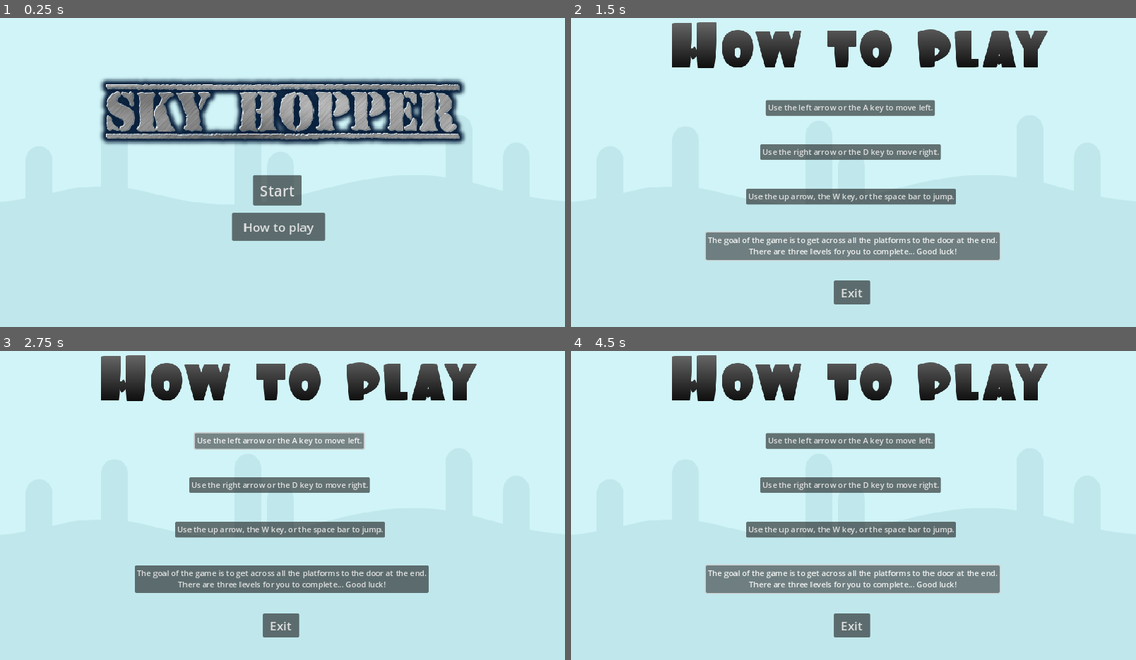
Above: before the commit, frames 1-4 (two rows, left to right).
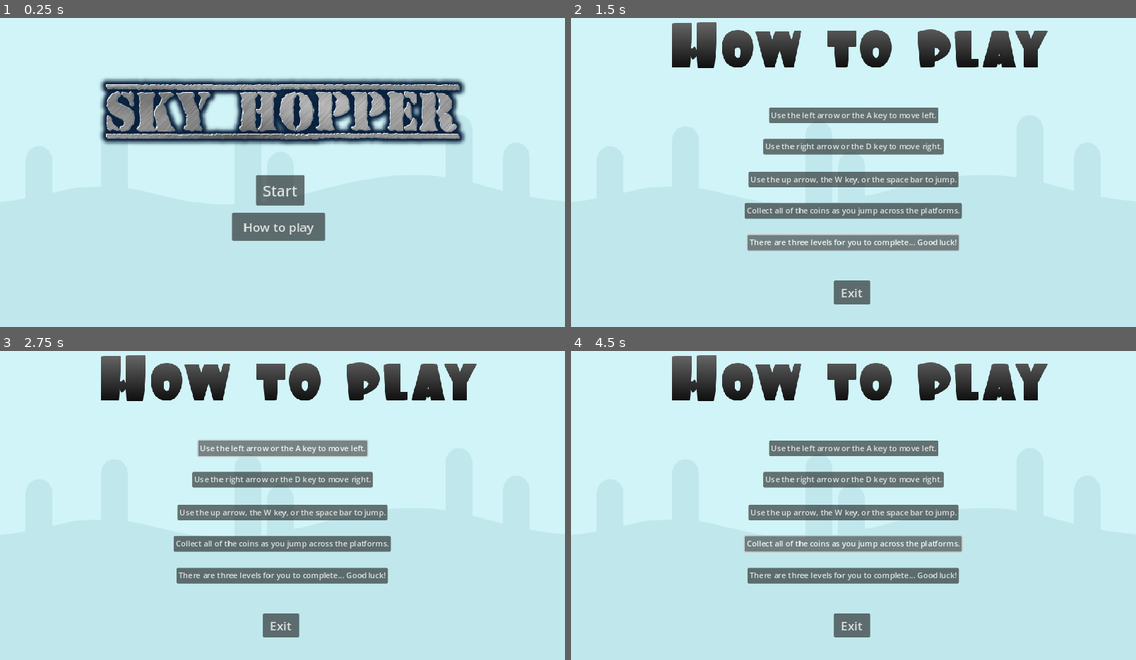
Above: after the commit, the same moments.

Repository: alisha356/Major-Project
Game: Godot game, scene res://main_menu.tscn
Same seed, same stepped clock (60 frames per second), same inputs: the game is played once before the commit and once after it.
Inputs (mouse positions are in pixels of both pictures, inside the frame that each line leads up to):
- Up to frame 1 (0.25 s): no input
- Up to frame 2 (1.5 s): click "How to play" at 0.5 s; click (853, 243) at 1.25 s, where only the run after the commit has a clickable "There are three levels for yo…"
- Up to frame 3 (2.75 s): click "Use the left arrow or the A k…" at 2 s
- Up to frame 4 (4.5 s): click "Use the right arrow or the D …" at 2.75 s; click "Use the up arrow, the W key, …" at 3.5 s; click "The goal of the game is to ge…" (after the commit: "Collect all of the coins as y…") at 4.25 s

The runs differ from the first frame. In frame 1, 0.2% of the frame differs, in the area x 44-54%, y 50-61%; in frame 2, 12%; in frame 3, 12%; in frame 4, 12%, in the area x 23-76%, y 26-79%.

Commit message:
Coins
Added coins into the levels.

Diff:
--- /dev/null
+++ b/coin.gd
@@ -0,0 +1,6 @@
+extends Area2D
+
+
+func _on_body_entered(body):
+	if body.name == "Player":
+		queue_free()
--- /dev/null
+++ b/coin.tscn
@@ -0,0 +1,34 @@
+[gd_scene load_steps=6 format=3 uid="uid://dgagijpmld8ec"]
+
+[ext_resource type="Texture2D" uid="uid://dgwragopukyev" path="res://Assets/Coin.png" id="1_jxhtg"]
+[ext_resource type="Script" path="res://coin.gd" id="1_kytbr"]
+
+[sub_resource type="AtlasTexture" id="AtlasTexture_luhxx"]
+atlas = ExtResource("1_jxhtg")
+region = Rect2(0, 0, 16, 16)
+
+[sub_resource type="SpriteFrames" id="SpriteFrames_lji8b"]
+animations = [{
+"frames": [{
+"duration": 1.0,
+"texture": SubResource("AtlasTexture_luhxx")
+}],
+"loop": true,
+"name": &"Coin",
+"speed": 5.0
+}]
+
+[sub_resource type="RectangleShape2D" id="RectangleShape2D_m0xux"]
+size = Vector2(10, 10)
+
+[node name="Coin" type="Area2D"]
+script = ExtResource("1_kytbr")
+
+[node name="AnimatedSprite2D" type="AnimatedSprite2D" parent="."]
+sprite_frames = SubResource("SpriteFrames_lji8b")
+animation = &"Coin"
+
+[node name="CollisionShape2D" type="CollisionShape2D" parent="."]
+shape = SubResource("RectangleShape2D_m0xux")
+
+[connection signal="body_entered" from="." to="." method="_on_body_entered"]
--- a/end.gd
+++ b/end.gd
@@ -2,4 +2,4 @@
 
 
 func _on_button_pressed() -> void:
-	get_tree().change_scene_to_file("res://level_1.tscn")
+	get_tree().change_scene_to_file("res://main_menu.tscn")
--- a/end.tscn
+++ b/end.tscn
@@ -24,12 +24,12 @@
 texture = ExtResource("2_g0ddm")
 
 [node name="Button" type="Button" parent="."]
-offset_left = 521.0
-offset_top = 376.0
-offset_right = 639.0
-offset_bottom = 434.0
+offset_left = 440.0
+offset_top = 384.0
+offset_right = 720.0
+offset_bottom = 456.0
 theme_override_font_sizes/font_size = 25
-text = "Restart"
+text = "Back to main menu"
 
 [node name="Camera2D" type="Camera2D" parent="."]
 position = Vector2(576, 326)
--- a/how_to.tscn
+++ b/how_to.tscn
@@ -20,33 +20,39 @@
 texture = ExtResource("2_g7tvw")
 
 [node name="Left" type="Button" parent="."]
-offset_left = 397.0
-offset_top = 186.0
-offset_right = 742.0
-offset_bottom = 217.0
+offset_left = 404.0
+offset_top = 201.0
+offset_right = 749.0
+offset_bottom = 232.0
 text = "Use the left arrow or the A key to move left."
 
 [node name="RIght" type="Button" parent="."]
-offset_left = 386.0
-offset_top = 276.0
-offset_right = 754.0
-offset_bottom = 307.0
+offset_left = 392.0
+offset_top = 265.0
+offset_right = 760.0
+offset_bottom = 296.0
 text = "Use the right arrow or the D key to move right."
 
 [node name="Jump" type="Button" parent="."]
-offset_left = 357.0
-offset_top = 367.0
-offset_right = 785.0
-offset_bottom = 398.0
+offset_left = 362.0
+offset_top = 332.0
+offset_right = 790.0
+offset_bottom = 363.0
 text = "Use the up arrow, the W key, or the space bar to jump."
 
 [node name="Goal" type="Button" parent="."]
-offset_left = 275.0
-offset_top = 456.0
-offset_right = 874.0
-offset_bottom = 510.0
-text = "The goal of the game is to get across all the platforms to the door at the end.
-There are three levels for you to complete... Good luck!"
+offset_left = 354.0
+offset_top = 396.0
+offset_right = 797.0
+offset_bottom = 427.0
+text = "Collect all of the coins as you jump across the platforms."
+
+[node name="End" type="Button" parent="."]
+offset_left = 360.0
+offset_top = 461.0
+offset_right = 791.0
+offset_bottom = 492.0
+text = "There are three levels for you to complete... Good luck!"
 
 [node name="Exit" type="Button" parent="."]
 offset_left = 536.0
--- a/level_1.tscn
+++ b/level_1.tscn
@@ -11,6 +11,7 @@
 [ext_resource type="Script" path="res://Player.gd" id="7_pbuul"]
 [ext_resource type="Texture2D" uid="uid://d2i3p6qluxebu" path="res://Assets/Idle.png" id="7_w2v7f"]
 [ext_resource type="Texture2D" uid="uid://b6rth3fx2glpw" path="res://Assets/Door.png" id="11_up68l"]
+[ext_resource type="PackedScene" uid="uid://dgagijpmld8ec" path="res://coin.tscn" id="12_polvb"]
 
 [sub_resource type="TileSetAtlasSource" id="TileSetAtlasSource_jp1jb"]
 texture = ExtResource("2_bko8i")
@@ -435,7 +436,7 @@
 }],
 "loop": true,
 "name": &"Idle",
-"speed": 5.0
+"speed": 1.0
 }]
 
 [sub_resource type="CapsuleShape2D" id="CapsuleShape2D_sp1ic"]
@@ -508,6 +509,7 @@
 position = Vector2(312, 212)
 sprite_frames = SubResource("SpriteFrames_cgya6")
 animation = &"Idle"
+frame_progress = 0.505529
 
 [node name="CollisionShape2D" type="CollisionShape2D" parent="Player"]
 position = Vector2(312, 214)
@@ -520,6 +522,30 @@
 position = Vector2(1145, 657)
 shape = SubResource("RectangleShape2D_jo07r")
 
+[node name="Coin" parent="." instance=ExtResource("12_polvb")]
+position = Vector2(96, 544)
+
+[node name="Coin2" parent="." instance=ExtResource("12_polvb")]
+position = Vector2(344, 384)
+
+[node name="Coin3" parent="." instance=ExtResource("12_polvb")]
+position = Vector2(464, 232)
+
+[node name="Coin4" parent="." instance=ExtResource("12_polvb")]
+position = Vector2(696, 64)
+
+[node name="Coin5" parent="." instance=ExtResource("12_polvb")]
+position = Vector2(1056, 96)
+
+[node name="Coin6" parent="." instance=ExtResource("12_polvb")]
+position = Vector2(1264, 16)
+
+[node name="Coin7" parent="." instance=ExtResource("12_polvb")]
+position = Vector2(1664, 160)
+
+[node name="Coin8" parent="." instance=ExtResource("12_polvb")]
+position = Vector2(1960, 64)
+
 [connection signal="body_entered" from="Door" to="." method="_on_door_body_entered"]
 [connection signal="pressed" from="Player/Camera2D/Exit Button" to="." method="_on_exit_button_pressed"]
 [connection signal="body_entered" from="Respawn point" to="." method="_on_respawn_point_body_entered"]
--- a/level_2.tscn
+++ b/level_2.tscn
@@ -10,6 +10,7 @@
 [ext_resource type="Texture2D" uid="uid://dw8d63d4d3h48" path="res://Assets/Sand Tiles.png" id="6_a38k7"]
 [ext_resource type="Texture2D" uid="uid://b6rth3fx2glpw" path="res://Assets/Door.png" id="7_q7p0r"]
 [ext_resource type="Texture2D" uid="uid://ccpfbyia4drt" path="res://Assets/Mushies.png" id="7_wu7vu"]
+[ext_resource type="PackedScene" uid="uid://dgagijpmld8ec" path="res://coin.tscn" id="11_yxuyl"]
 
 [sub_resource type="TileSetAtlasSource" id="TileSetAtlasSource_yrno3"]
 texture = ExtResource("3_ept2s")
@@ -517,6 +518,27 @@
 position = Vector2(748.5, 720)
 shape = SubResource("RectangleShape2D_1ilcv")
 
+[node name="Coin" parent="." instance=ExtResource("11_yxuyl")]
+position = Vector2(-152, 624)
+
+[node name="Coin2" parent="." instance=ExtResource("11_yxuyl")]
+position = Vector2(-56, 560)
+
+[node name="Coin3" parent="." instance=ExtResource("11_yxuyl")]
+position = Vector2(184, 536)
+
+[node name="Coin4" parent="." instance=ExtResource("11_yxuyl")]
+position = Vector2(488, 544)
+
+[node name="Coin5" parent="." instance=ExtResource("11_yxuyl")]
+position = Vector2(824, 632)
+
+[node name="Coin6" parent="." instance=ExtResource("11_yxuyl")]
+position = Vector2(1016, 584)
+
+[node name="Coin7" parent="." instance=ExtResource("11_yxuyl")]
+position = Vector2(1400, 612)
+
 [connection signal="body_entered" from="End Door" to="." method="_on_area_2d_body_entered"]
 [connection signal="pressed" from="Player/Camera2D/Exit Button" to="." method="_on_exit_button_pressed"]
 [connection signal="body_entered" from="Respawn point" to="." method="_on_respawn_point_body_entered"]
--- a/level_3.tscn
+++ b/level_3.tscn
@@ -10,6 +10,7 @@
 [ext_resource type="Script" path="res://Player.gd" id="6_khja4"]
 [ext_resource type="Texture2D" uid="uid://b6rth3fx2glpw" path="res://Assets/Door.png" id="7_fkdg4"]
 [ext_resource type="Texture2D" uid="uid://d2i3p6qluxebu" path="res://Assets/Idle.png" id="7_gkgam"]
+[ext_resource type="PackedScene" uid="uid://dgagijpmld8ec" path="res://coin.tscn" id="11_40n1e"]
 
 [sub_resource type="TileSetAtlasSource" id="TileSetAtlasSource_6pq7d"]
 texture = ExtResource("1_evhud")
@@ -446,7 +447,7 @@
 height = 30.0002
 
 [sub_resource type="RectangleShape2D" id="RectangleShape2D_noj5d"]
-size = Vector2(1560, 42)
+size = Vector2(1512, 42)
 
 [node name="Level 3" type="Node2D"]
 script = ExtResource("1_cisep")
@@ -516,8 +517,41 @@
 [node name="Respawn Point" type="Area2D" parent="."]
 
 [node name="CollisionShape2D" type="CollisionShape2D" parent="Respawn Point"]
-position = Vector2(476, 701)
+position = Vector2(500, 701)
 shape = SubResource("RectangleShape2D_noj5d")
+
+[node name="Coin" parent="." instance=ExtResource("11_40n1e")]
+position = Vector2(-280, 560)
+
+[node name="Coin2" parent="." instance=ExtResource("11_40n1e")]
+position = Vector2(-184, 502)
+
+[node name="Coin3" parent="." instance=ExtResource("11_40n1e")]
+position = Vector2(40, 440)
+
+[node name="Coin4" parent="." instance=ExtResource("11_40n1e")]
+position = Vector2(344, 357)
+
+[node name="Coin5" parent="." instance=ExtResource("11_40n1e")]
+position = Vector2(808, 432)
+
+[node name="Coin6" parent="." instance=ExtResource("11_40n1e")]
+position = Vector2(616, 288)
+
+[node name="Coin7" parent="." instance=ExtResource("11_40n1e")]
+position = Vector2(208, 128)
+
+[node name="Coin8" parent="." instance=ExtResource("11_40n1e")]
+position = Vector2(-88, 128)
+
+[node name="Coin10" parent="." instance=ExtResource("11_40n1e")]
+position = Vector2(-392, 80)
+
+[node name="Coin11" parent="." instance=ExtResource("11_40n1e")]
+position = Vector2(-584, 32)
+
+[node name="Coin9" parent="." instance=ExtResource("11_40n1e")]
+position = Vector2(-8, 128)
 
 [connection signal="body_entered" from="End Door" to="." method="_on_end_door_body_entered"]
 [connection signal="pressed" from="Player/Camera2D/Exit Button" to="." method="_on_exit_button_pressed"]
--- a/main_menu.tscn
+++ b/main_menu.tscn
@@ -13,9 +13,9 @@
 texture = ExtResource("3_p6f1s")
 
 [node name="Start Button" type="Button" parent="."]
-offset_left = 516.0
+offset_left = 522.0
 offset_top = 339.0
-offset_right = 615.0
+offset_right = 621.0
 offset_bottom = 401.0
 theme_override_font_sizes/font_size = 30
 text = "Start"
Binary file added: Assets/Coin.png
Not shown, added: Assets/Coin.png.import
Not shown: 1 places in level_1.tscn that only renumber resources
Not shown: 1 places in level_2.tscn that only renumber resources
Not shown: 1 places in level_3.tscn that only renumber resources
